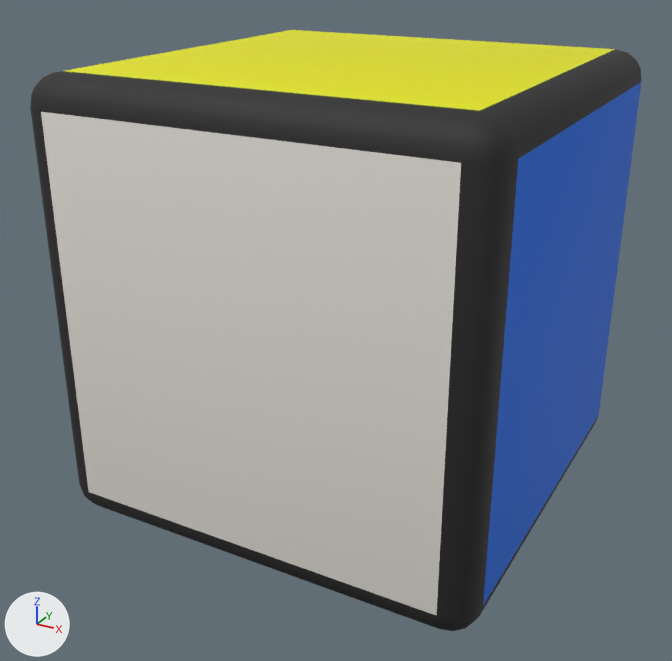
One commit to the Blender file resources/cube.blend: the scene before it, then after it.
Both versions are drawn from a camera (50 mm lens) standing at (1.88, -3.63, 1.54) and looking at (-0.05, -0.13, -0.22). Every picture has the same lights, and +X, +Y and +Z are marked at lower left.

The older version as bpy lines, for what is in view:
```python
mat_front = principled_material('front')
mat_front.base_color = (0.821, 0.785, 0.731)  # white #eae5de
mat_front.roughness = 0.7
mat_up = principled_material('up')
mat_up.base_color = (0.8, 0.795, 0.0)  # yellow #e7e700
mat_up.roughness = 0.7
me_cube = bpy.data.meshes.new('Cube')
me_cube.from_pydata(...)  # 152 vertices, 150 faces; spans x -1.0..1.0, y -1.0..1.0, z -1.0..1.0
me_cube.polygons.foreach_set('use_smooth', [True] * 150)
# faces by material slot: [144, 1, 1, 1, 1, 1, 1]
me_cube.materials.append(mat_base)  # black #262626
me_cube.materials.append(mat_right)  # blue #006be7
me_cube.materials.append(mat_back)  # green #00e721
me_cube.materials.append(mat_front)  # white #eae5de
me_cube.materials.append(mat_up)  # yellow #e7e700
me_cube.materials.append(mat_left)  # red #e70b00
me_cube.materials.append(mat_down)  # pink #fd00ff
ob_cube = bpy.data.objects.new('Cube', me_cube)
ob_cube.location = (0.0, 0.0, 0.0)
```
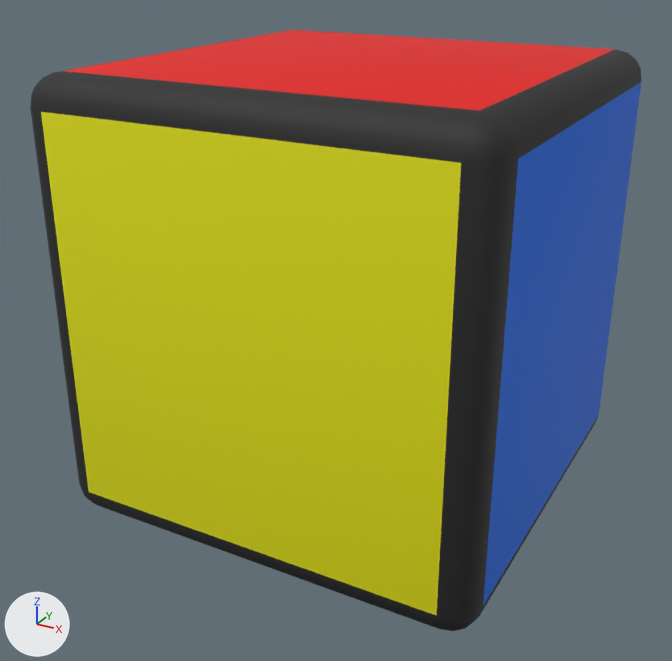
Pixel boxes (x1, y1, x2, y2) of what changed, in the pictures (672 x 661 px):
'Cube', recoloured (white to yellow): (38, 30, 617, 618) in both

The change, as a diff of the scene's bpy script:
```diff
--- a/resources/cube.blend.py
+++ b/resources/cube.blend.py
@@ mat_front @@
 mat_front = principled_material('front')
-mat_front.base_color = (0.821, 0.785, 0.731)  # white #eae5de
+mat_front.base_color = (0.799, 0.799, 0.0)  # yellow #e7e700
 mat_front.roughness = 0.7
@@ mat_up @@
 mat_up = principled_material('up')
-mat_up.base_color = (0.8, 0.795, 0.0)  # yellow #e7e600
+mat_up.base_color = (0.799, 0.00335, 0.0)  # red #e70b00
 mat_up.roughness = 0.7
```
